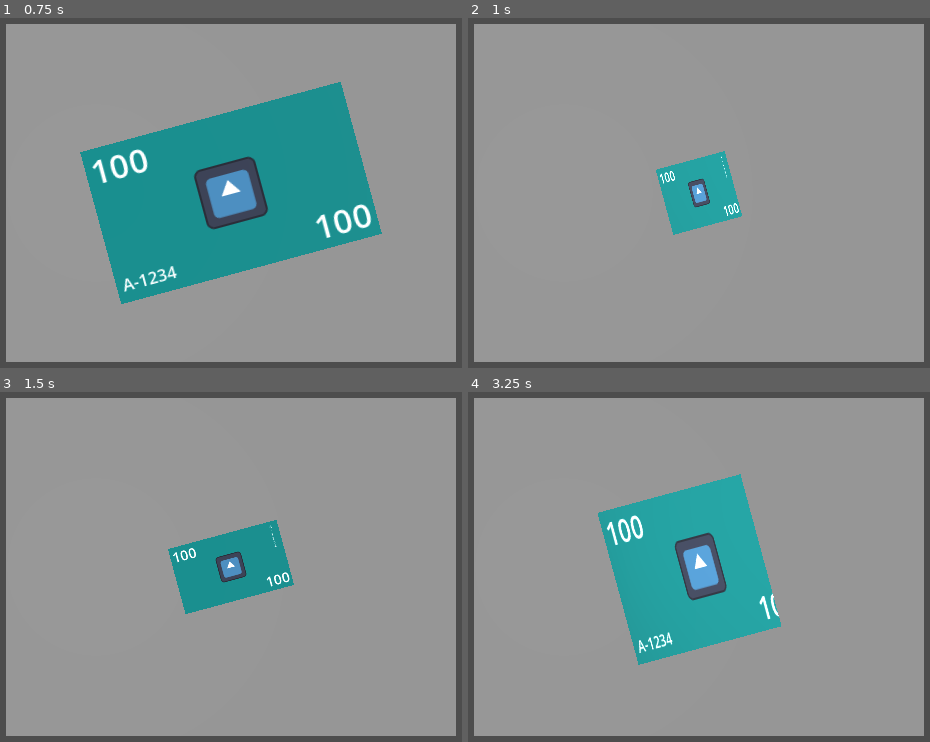
Above: before the commit, frames 1-4 (two rows, left to right).
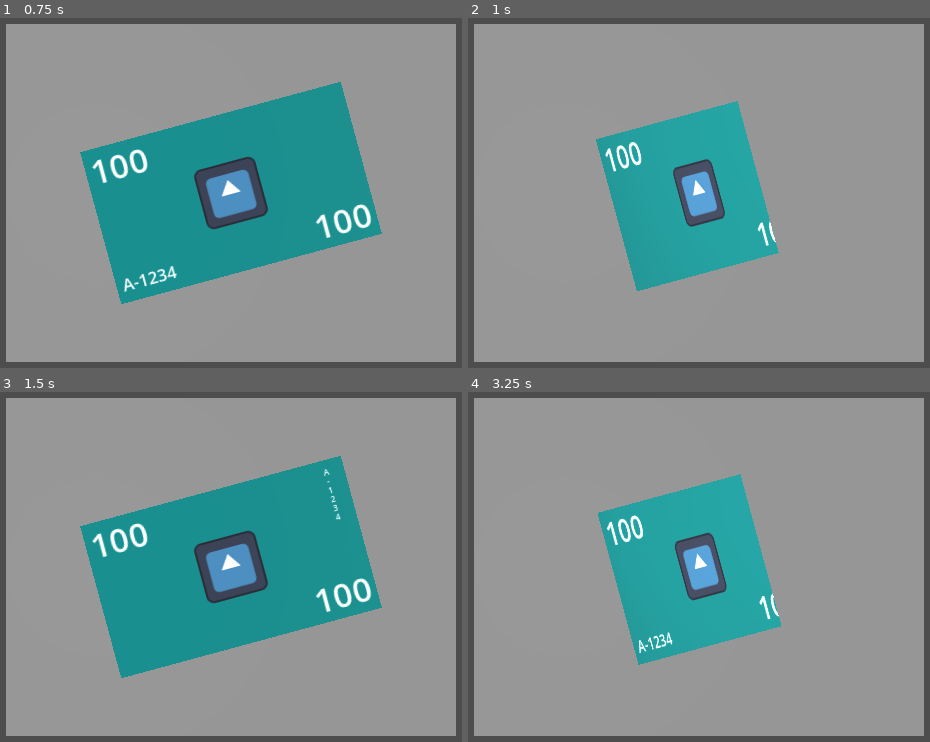
Above: after the commit, the same moments.

Repository: KaitoGameDev/brackeys-gj-2026-2
Game: Godot game, scene res://source/main.tscn
Two runs of this game, one before a commit and one after it. Both use one fixed random seed, a clock stepped at 60 frames per second and the inputs below. The engine's default icon, where the game draws it, is replaced by a stand-in: a white triangle on a blue panel in a dark square.
Inputs (mouse positions are in pixels of both pictures, inside the frame that each line leads up to):
- Up to frame 1 (0.75 s): move the mouse to (272, 172) at 0.52 s; click (272, 172) at 0.67 s
- Up to frame 2 (1 s): no input
- Up to frame 3 (1.5 s): move the mouse to (outside the picture) at 1.27 s; click (outside the picture) at 1.42 s
- Up to frame 4 (3.25 s): move the mouse to (643, 469) at 2.02 s; click (643, 469) at 2.17 s; move the mouse to (523, 658) at 2.77 s; click (523, 658) at 2.92 s

Frame 1 is identical in both runs. In frame 2, 13% of the frame differs, in the area x 27-68%, y 23-78%; in frame 3, 24%, in the area x 17-83%, y 18-82%; in frame 4, nothing differs.

Commit message:
fix: adjust the size of the backside of the money

Diff:
--- a/source/money/money.tscn
+++ b/source/money/money.tscn
@@ -28,7 +28,7 @@
 [sub_resource type="PlaneMesh" id="PlaneMesh_2txy0"]
 resource_local_to_scene = true
 material = SubResource("StandardMaterial3D_lh0r7")
-size = Vector2(0.5, 0.3)
+size = Vector2(1.2, 0.7)
 
 [node name="Money" type="Node3D" unique_id=243199542]
 script = ExtResource("1_uaqoi")
